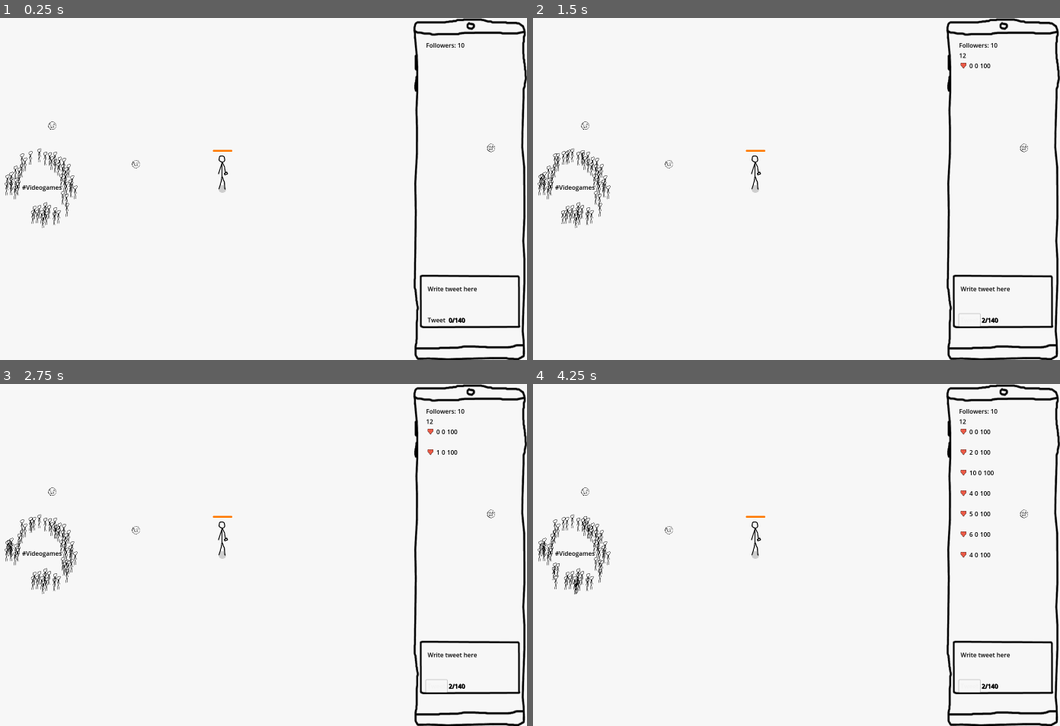
Above: before the commit, frames 1-4 (two rows, left to right).
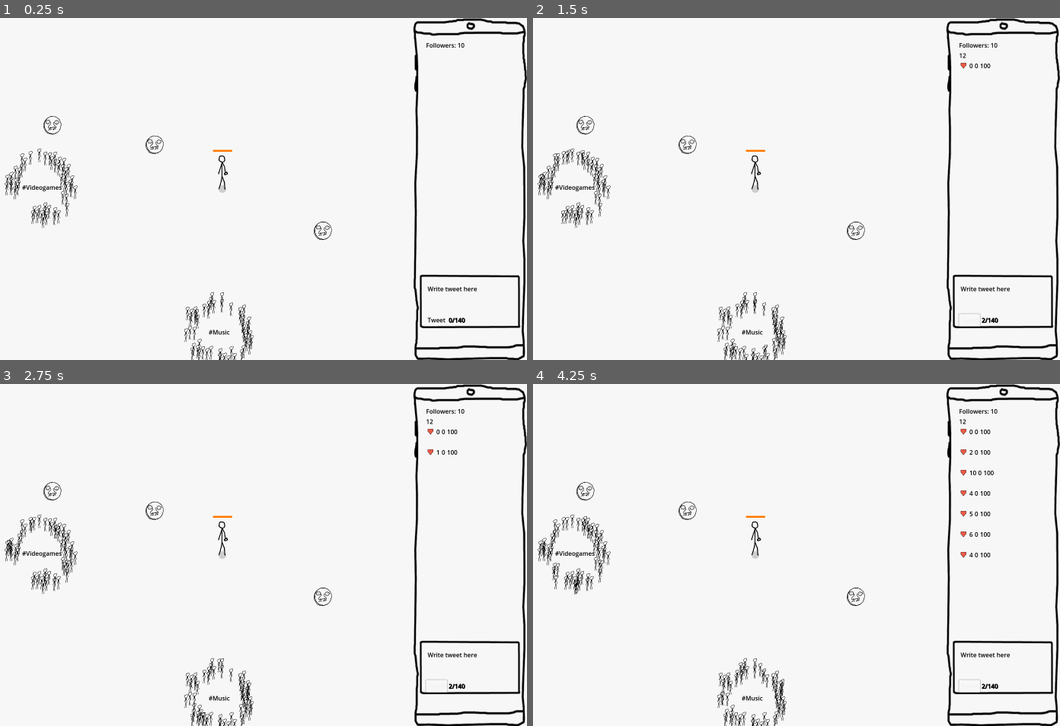
Above: after the commit, the same moments.

Repository: loiveli/FGJ2025
Game: Godot game, scene res://Root.tscn
The game is run twice, just before and just after one commit, with the same random seed, the same clock (stepped at 60 frames per second) and the same inputs.
Inputs (mouse positions are in pixels of both pictures, inside the frame that each line leads up to):
- Up to frame 1 (0.25 s): no input
- Up to frame 2 (1.5 s): click (1002, 298) at 0.52 s; type "12" at 0.6 s; click "Tweet" at 1.25 s
- Up to frame 3 (2.75 s): click "Tweet" at 2 s
- Up to frame 4 (4.25 s): click "Tweet" at 2.75 s; tap Enter at 3.5, 3.6 s

The runs differ from the first frame. In frame 1, 0.9% of the frame differs, in the area x 8-94%, y 28-100%; in frame 2, 0.9%; in frame 3, 0.9%; in frame 4, 1.0%.
Error in both runs: Invalid access of index '0' on a base object of type: 'Array'. (res://tweet_list.gd:22)

Commit message:
Fix enemy graphics

Diff:
--- a/Root.tscn
+++ b/Root.tscn
@@ -140,11 +140,11 @@
 position = Vector2(-14, -93)
 
 [node name="FinlandBubble" parent="." instance=ExtResource("4_1fda2")]
-position = Vector2(2280, 1398)
+position = Vector2(1404, 1200)
 bubble = "Finland"
 
 [node name="AIBubble" parent="." instance=ExtResource("4_1fda2")]
-position = Vector2(2743, 561)
+position = Vector2(1814, 839)
 bubble = "AI"
 
 [node name="PoliticsBubble" parent="." instance=ExtResource("4_1fda2")]
@@ -155,11 +155,11 @@
 position = Vector2(1484, 276)
 
 [node name="CarsBubble" parent="." instance=ExtResource("4_1fda2")]
-position = Vector2(1554, -484)
+position = Vector2(1319, -393)
 bubble = "Cars"
 
 [node name="MemeBubble" parent="." instance=ExtResource("4_1fda2")]
-position = Vector2(2322, -308)
+position = Vector2(2402, -639)
 bubble = "Memes"
 
 [node name="GamesBubble" parent="." instance=ExtResource("4_1fda2")]
@@ -167,19 +167,19 @@
 bubble = "Videogames"
 
 [node name="MusicBubble" parent="." instance=ExtResource("4_1fda2")]
-position = Vector2(226, 1432)
+position = Vector2(493, 626)
 bubble = "Music"
 
 [node name="USABubble" parent="." instance=ExtResource("4_1fda2")]
-position = Vector2(-1071, 1578)
+position = Vector2(-201, 1268)
 bubble = "USA"
 
 [node name="TravelBubble" parent="." instance=ExtResource("4_1fda2")]
-position = Vector2(-899, -431)
+position = Vector2(-675, -292)
 bubble = "Travel"
 
 [node name="MovieBubble" parent="." instance=ExtResource("4_1fda2")]
-position = Vector2(-642, 662)
+position = Vector2(-391, 512)
 bubble = "Movies"
 
 [node name="API" parent="." instance=ExtResource("4_vjfwk")]
--- a/enemies/bot_enemy.gd
+++ b/enemies/bot_enemy.gd
@@ -3,7 +3,7 @@
 var collisionType = "BOT"
 
 var targetPosition: Vector2
-const SPEED = 200
+const SPEED = 150
 
 func _ready():
 	# Target is in the direction of the player but further away.
--- a/enemies/troll_enemy.tscn
+++ b/enemies/troll_enemy.tscn
@@ -9,7 +9,7 @@
 script = ExtResource("1_5ieki")
 
 [node name="Sprite2D" type="Sprite2D" parent="."]
-scale = Vector2(0.08, 0.08)
+scale = Vector2(0.2, 0.2)
 texture = ExtResource("2_lun7f")
 
 [node name="CollisionPolygon2D" type="CollisionPolygon2D" parent="."]
--- a/sanity_up.gd
+++ b/sanity_up.gd
@@ -5,18 +5,18 @@
 var nodeList: Array
 
 func _ready():
-    if not nodeList:
-        nodeList = $"..".get_children().filter(func(child): return child is StaticBody2D).filter(func(node): return node.collisionType == "BUBBLE")
-    resetPosition(nodeList)
+	if not nodeList:
+		nodeList = $"..".get_children().filter(func(child): return child is StaticBody2D).filter(func(node): return node.collisionType == "BUBBLE")
+	resetPosition(nodeList)
 
 func resetPosition(nodes = nodeList):
-    nodeList= nodes
-    var node1 = nodes.pick_random()
-    nodes.remove_at( nodes.find(node1))
-    var node2 = nodes.pick_random()
-    position = node2.position+((node1.position-node2.position) * randf_range(0.2,0.8))
+	nodeList= nodes
+	var node1 = nodes.pick_random()
+	nodes.remove_at( nodes.find(node1))
+	var node2 = nodes.pick_random()
+	position = node2.position+((node1.position-node2.position) * randf_range(0.2,0.8))
 
 
 
 func initializeNodes(nodes):
-    nodeList = nodes
+	nodeList = nodes
--- a/sanity_up.tscn
+++ b/sanity_up.tscn
@@ -14,5 +14,5 @@
 
 [node name="Sprite2D" type="Sprite2D" parent="CollisionShape2D"]
 position = Vector2(0, 0.875001)
-scale = Vector2(0.045, 0.0485)
+scale = Vector2(0.1, 0.109)
 texture = ExtResource("2_dofm4")
Not shown: 1 places in sanity_up.tscn that only renumber resources
